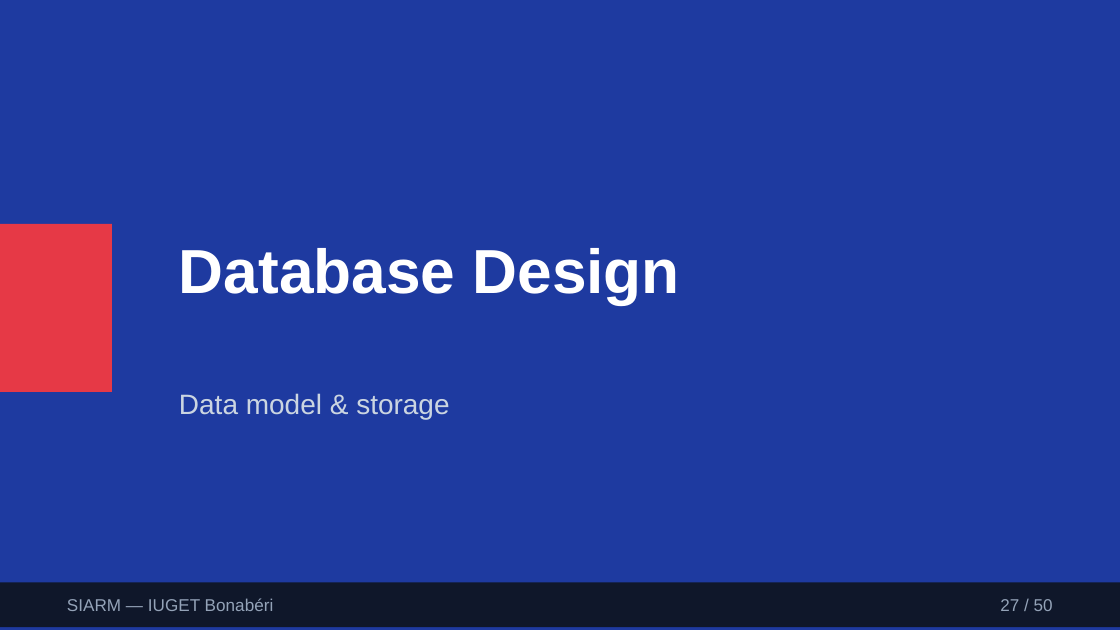
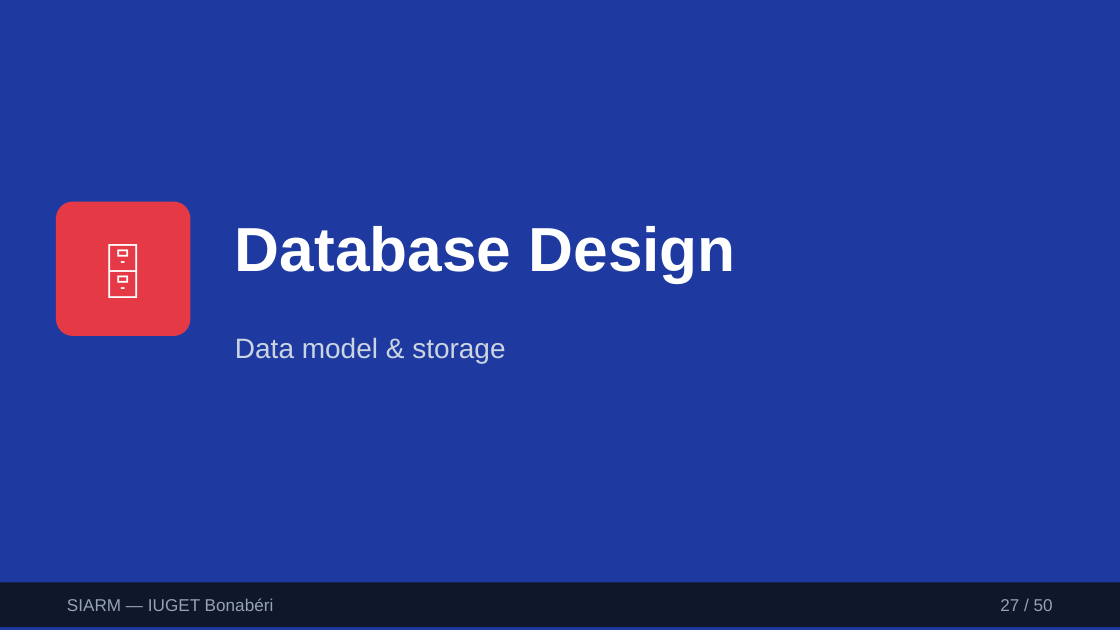
Before and after one commit to leaticiadipocko-wq/schoolproject, a slide deck: slide 27 of deliverables/SIARM-Defense-Presentation.pptx. Drawn at 1120x630 pixels with LibreOffice and Linux fonts; fonts in the diff are those of the drawing. Boxes give left, top, right and bottom in pixels: in the first picture for what was removed or moved away, otherwise in the second. Text is boxed around its words. In the diff, an @@ line names an element or a change of style, - is before the commit and + after.

Commit message:
fix: redesign PowerPoint with visual diagrams and icons instead of text
- Replaced text-heavy bullet points with visual diagrams and icons
- Added before/after comparison slides
- Added flow diagrams for processes (attendance, grades, fees)
- Added phone mockup for mobile learning
- Added browser mockup for landing page
- Added role pyramid visualization
- Added permission matrix grid
- Added timetable grid mockup
- Added chat widget mockup for chatbot
- Used emoji icons throughout for visual appeal

```diff
--- a/deliverables/SIARM-Defense-Presentation.pptx
+++ b/deliverables/SIARM-Defense-Presentation.pptx
@@ text at (56,202,190,336): text added @@
+🗄️
@@ text "🗄️": place and size @@
-text "🗄️" at (0,224,112,392)
+text "🗄️" at (56,202,190,336)
@@ text "🗄️" at (56,202,190,336): fill #E63946 to none @@
@@ rounded rectangle added at (56,202,190,336), fill #E63946 @@
@@ text "Database Design": place and size @@
-text "Database Design" at (179,248,680,304)
+text "Database Design" at (235,226,736,282)
@@ text "Data model & storage": place and size @@
-text "Data model & storage" at (179,393,449,419)
+text "Data model & storage" at (235,337,505,363)
```
Also in this commit, not shown: 40 other slides changed, 9 slides added, 9 slides removed, 1 other file.
